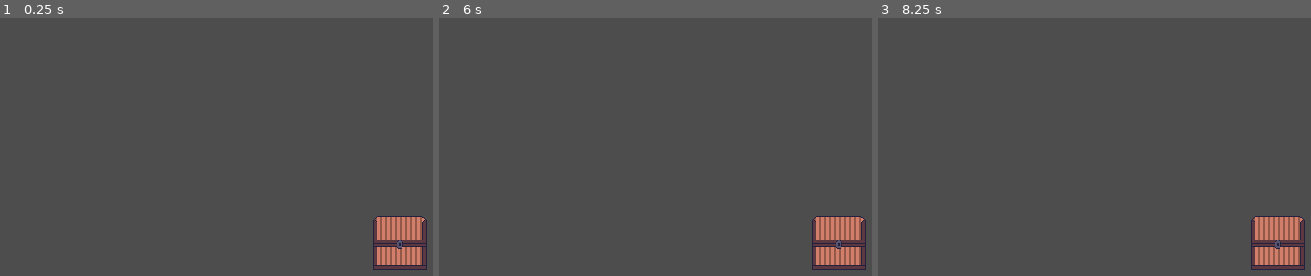
Above: before the commit, frames 1-3 (left to right).
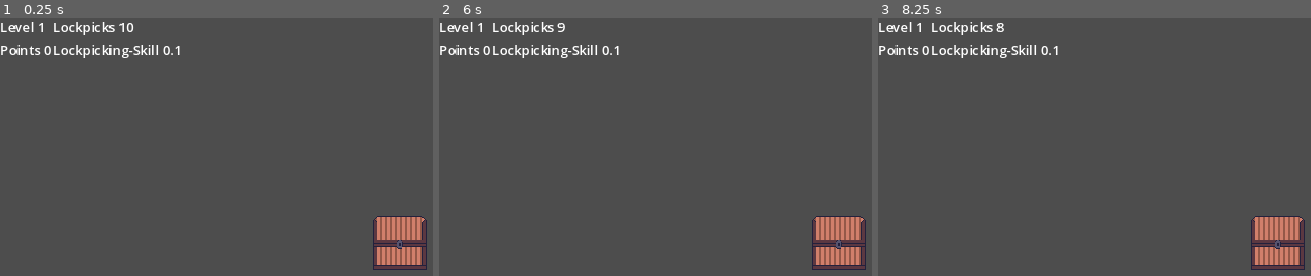
Above: after the commit, the same moments.

Repository: el-falso/GoLoPi
Game: Godot game, scene res://Game/Scenes/Dungeon.tscn
Two runs of this game, one before a commit and one after it. Both use one fixed random seed, a clock stepped at 60 frames per second and the inputs below.
Inputs:
- Up to frame 1 (0.25 s): no input
- Up to frame 2 (6 s): tap Enter at 0.5, 2, 3.5 s; hold Right (ui_right) 0.53-1.28 s; tap Space at 1.25, 2.75, 4.25 s; hold Left (ui_left) 1.28-2.03 s; hold Right (ui_right) 2.03-3.53 s; hold Left (ui_left) 3.53-5.78 s; hold Right (ui_right) from 5.78 s (still down)
- Up to frame 3 (8.25 s): release Right (ui_right) at 8.03 s; hold Left (ui_left) from 8.03 s (still down)

The runs differ from the first frame. In frame 1, 1.2% of the frame differs, in the area x 0-42%, y 1-16%; in frame 2, 1.2%; in frame 3, 1.2%.

Commit message:
added a GUI to the game, added a function to the chest

Diff:
--- a/Autoload/Global.gd
+++ b/Autoload/Global.gd
@@ -1 +1,22 @@
 extends Node
+
+var level: int = 1
+var points: int = 0
+var amoutLockpicks: int = 10
+var skillLockpicking: float = 0.1
+
+
+static func generateCode(length: int) -> PackedInt32Array:
+	var rng := RandomNumberGenerator.new()
+	var codeArray : PackedInt32Array = []
+
+	rng.randomize()
+
+	while codeArray.size() < length:
+		var codeDir = rng.randi_range(-1, 1)
+		if codeDir != 0:
+			codeArray.append(codeDir)
+	#for i in range(length):
+	#	codeArray.append(rng.randi_range(0, 1))
+
+	return codeArray
--- /dev/null
+++ b/Game/Chest/Chest.gd
@@ -0,0 +1,32 @@
+extends StaticBody2D
+
+var code
+var currentIndex : int = 0
+var pressedKey = 0
+
+@onready var rightAudio := $RightAudio as AudioStreamPlayer2D
+@onready var wrongAudio := $WrongAudio as AudioStreamPlayer2D
+
+func _ready() -> void:
+	code = Global.generateCode(5)
+
+
+# Called every frame. 'delta' is the elapsed time since the previous frame.
+func _process(delta: float) -> void:
+	pressedKey = int(Input.is_action_just_pressed("ui_right")) - int(Input.is_action_just_pressed("ui_left"))
+
+	if pressedKey != 0:
+		if currentIndex < 5:
+			if code[currentIndex] == pressedKey:
+				currentIndex += 1
+				rightAudio.play()
+			else:
+				currentIndex = 0
+				wrongAudio.play()
+				Global.amoutLockpicks -= 1
+	pass
+
+func _input(event: InputEvent) -> void:
+#	if event is InputEventKey:
+#		pressedKey = int(Input.is_action_just_pressed("ui_left")) - int(Input.is_action_just_pressed("ui_right"))
+	pass
--- a/Game/Chest/Chest.tscn
+++ b/Game/Chest/Chest.tscn
@@ -1,14 +1,24 @@
-[gd_scene load_steps=3 format=3 uid="uid://dm8rl53y68af2"]
+[gd_scene load_steps=6 format=3 uid="uid://dm8rl53y68af2"]
 
+[ext_resource type="Script" path="res://Game/Chest/Chest.gd" id="1_ad3q3"]
 [ext_resource type="Texture2D" uid="uid://c60sqbn1mfdw8" path="res://Game/Chest/Chest.png" id="1_n7bmn"]
+[ext_resource type="AudioStream" uid="uid://bwwu0bv47nugq" path="res://Assets/Effects/right.wav" id="3_beu6h"]
+[ext_resource type="AudioStream" uid="uid://bj3h52rvj8wl7" path="res://Assets/Effects/wrong.wav" id="4_ujoat"]
 
 [sub_resource type="RectangleShape2D" id="RectangleShape2D_rebs0"]
 size = Vector2(64, 64)
 
 [node name="Chest" type="StaticBody2D"]
+script = ExtResource("1_ad3q3")
 
 [node name="Sprite2D" type="Sprite2D" parent="."]
 texture = ExtResource("1_n7bmn")
 
 [node name="CollisionShape2D" type="CollisionShape2D" parent="."]
 shape = SubResource("RectangleShape2D_rebs0")
+
+[node name="RightAudio" type="AudioStreamPlayer2D" parent="."]
+stream = ExtResource("3_beu6h")
+
+[node name="WrongAudio" type="AudioStreamPlayer2D" parent="."]
+stream = ExtResource("4_ujoat")
--- a/Game/Scenes/Dungeon.tscn
+++ b/Game/Scenes/Dungeon.tscn
@@ -1,8 +1,13 @@
-[gd_scene load_steps=2 format=3 uid="uid://bfl6qy2hd6fo1"]
+[gd_scene load_steps=3 format=3 uid="uid://bfl6qy2hd6fo1"]
 
 [ext_resource type="PackedScene" uid="uid://dm8rl53y68af2" path="res://Game/Chest/Chest.tscn" id="1_st3mr"]
+[ext_resource type="PackedScene" uid="uid://bw8b1bvt1dyed" path="res://gui_container.tscn" id="2_hriws"]
 
 [node name="World" type="Node2D"]
 
 [node name="Chest" parent="." instance=ExtResource("1_st3mr")]
 position = Vector2(480, 270)
+
+[node name="CanvasLayer" type="CanvasLayer" parent="."]
+
+[node name="GUIContainer" parent="CanvasLayer" instance=ExtResource("2_hriws")]
--- /dev/null
+++ b/gui_container.gd
@@ -0,0 +1,19 @@
+extends GridContainer
+
+@onready var level := $"%LevelNum" as Label
+@onready var lockpicks := $"%LockpicksNum" as Label
+@onready var points := $"%PointsNum" as Label
+@onready var skill := $"%SkillNum" as Label
+
+# Called when the node enters the scene tree for the first time.
+func _ready() -> void:
+	pass
+
+
+
+# Called every frame. 'delta' is the elapsed time since the previous frame.
+func _process(delta: float) -> void:
+	level.text = str(Global.level)
+	lockpicks.text = str(Global.amoutLockpicks)
+	points.text = str(Global.points)
+	skill.text = str(Global.skillLockpicking)
--- /dev/null
+++ b/gui_container.tscn
@@ -0,0 +1,58 @@
+[gd_scene load_steps=2 format=3 uid="uid://bw8b1bvt1dyed"]
+
+[ext_resource type="Script" path="res://gui_container.gd" id="1_5yq31"]
+
+[node name="GUIContainer" type="GridContainer"]
+offset_right = 40.0
+offset_bottom = 40.0
+theme_override_constants/h_separation = 0
+columns = 2
+script = ExtResource("1_5yq31")
+
+[node name="LevelContainer" type="HBoxContainer" parent="."]
+layout_mode = 2
+
+[node name="LevelLabel" type="Label" parent="LevelContainer"]
+layout_mode = 2
+text = "Level"
+
+[node name="LevelNum" type="Label" parent="LevelContainer"]
+unique_name_in_owner = true
+layout_mode = 2
+text = "0"
+
+[node name="LockpicksContainer" type="HBoxContainer" parent="."]
+layout_mode = 2
+
+[node name="LockpicksLabel" type="Label" parent="LockpicksContainer"]
+layout_mode = 2
+text = "Lockpicks"
+
+[node name="LockpicksNum" type="Label" parent="LockpicksContainer"]
+unique_name_in_owner = true
+layout_mode = 2
+text = "0"
+
+[node name="PointsContainer" type="HBoxContainer" parent="."]
+layout_mode = 2
+
+[node name="PointsLabel" type="Label" parent="PointsContainer"]
+layout_mode = 2
+text = "Points"
+
+[node name="PointsNum" type="Label" parent="PointsContainer"]
+unique_name_in_owner = true
+layout_mode = 2
+text = "0"
+
+[node name="SkillContainer" type="HBoxContainer" parent="."]
+layout_mode = 2
+
+[node name="SkillLabel" type="Label" parent="SkillContainer"]
+layout_mode = 2
+text = "Lockpicking-Skill"
+
+[node name="SkillNum" type="Label" parent="SkillContainer"]
+unique_name_in_owner = true
+layout_mode = 2
+text = "0"
